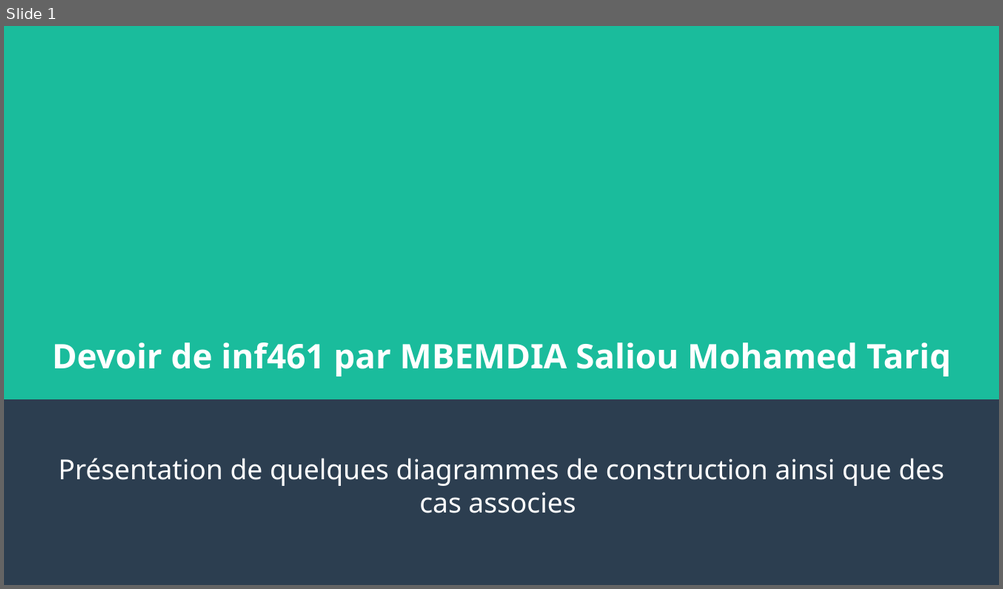
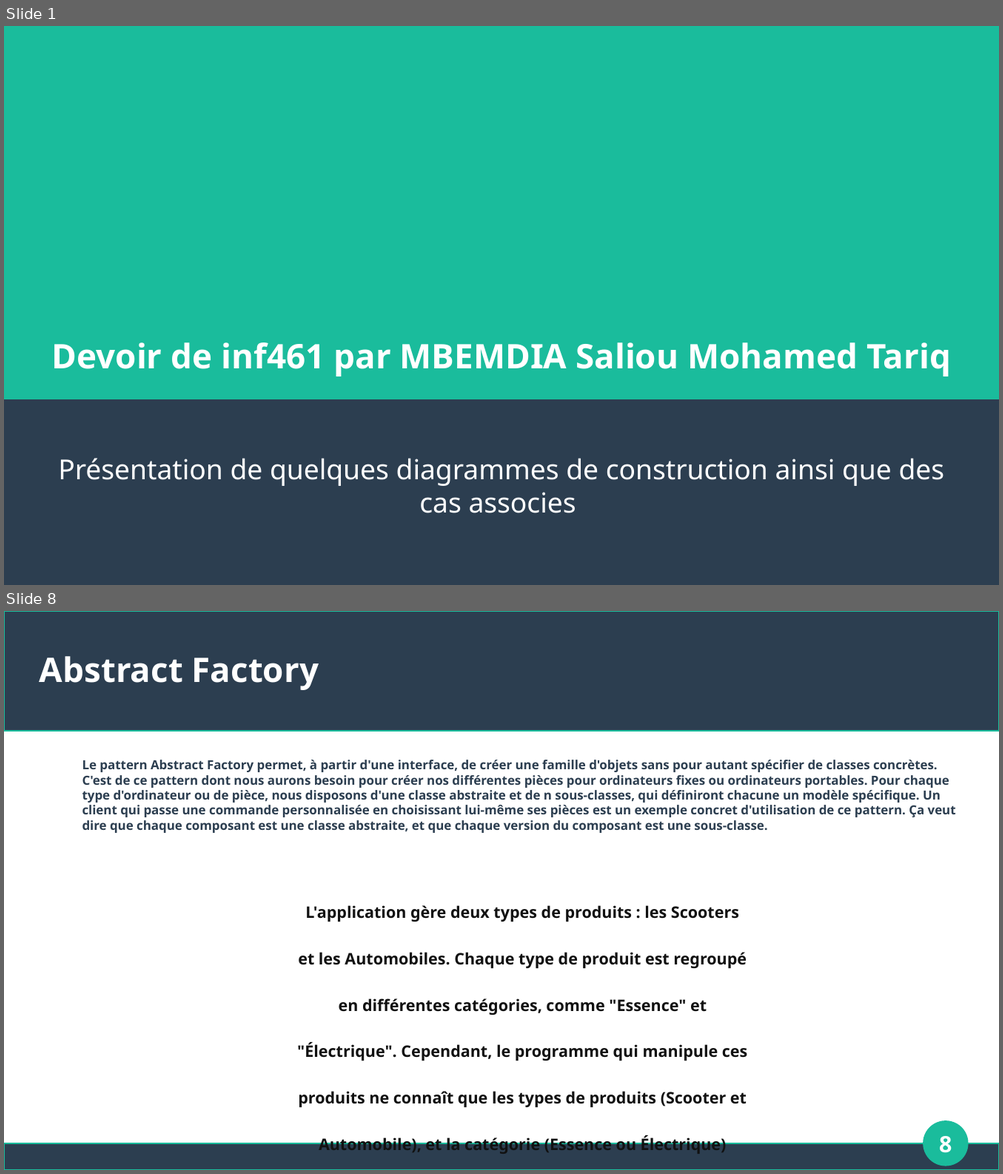
Before and after one commit to ndassah/construction-patterns, a slide deck: Presentation/PP.odp. Shown one above the other, each under a label of ours: slide 1 before the commit, slides 1 and 8 after it; the slides between them are not shown. The pictures are 1003x589 and 1003x1174 pixels, drawn with LibreOffice and Linux fonts; fonts in the diff are those of the drawing. Boxes give left, top, right and bottom in pixels: in the first picture for what was removed or moved away, otherwise in the second. Text is boxed around its words. In the diff, an @@ line names an element or a change of style, - is before the commit and + after.

Commit message:
patter de construction factoy fini avec ajout d'une nouvelle classe D dans notre exemple

```diff
--- a/Presentation/PP.odp
+++ b/Presentation/PP.odp
@@ slide 8 added at [4, 611, 999, 1170], background #FFFFFF @@
@@ rectangle added at [4, 611, 999, 731], fill #2C3E50, outline #1ABC9C 0.85 pt @@
@@ title added at [40, 656, 318, 690], 27 pt, text #FFFFFF, bold @@
+Abstract Factory
@@ text added at [82, 760, 956, 1108], 10 pt, text #2C3E50, bold @@
+Le pattern Abstract Factory permet, à partir d'une interface, de créer une famille d'objets sans pour autant spécifier de classes concrètes. C'est de ce pattern dont nous aurons besoin pour créer nos différentes pièces pour ordinateurs fixes ou ordinateurs portables. Pour chaque type d'ordinateur ou de pièce, nous disposons d'une classe abstraite et de n sous-classes, qui définiront chacune un modèle spécifique. Un client qui passe une commande personnalisée en choisissant lui-même ses pièces est un exemple concret d'utilisation de ce pattern. Ça veut dire que chaque composant est une classe abstraite, et que chaque version du composant est une sous-classe.
+L'application gère deux types de produits : les Scooters
+et les Automobiles. Chaque type de produit est regroupé
+en différentes catégories, comme "Essence" et
+"Électrique". Cependant, le programme qui manipule ces
+produits ne connaît que les types de produits (Scooter et
+Automobile), et la catégorie (Essence ou Électrique)
+n'est déterminée qu'à l'exécution.On souhaite utiliser le
+pattern Abstract Factory pour gérer cette situation.
@@ ellipse added at [924, 1122, 968, 1166], fill #1ABC9C, outline #1ABC9C 0.85 pt @@
@@ page number added at [939, 1136, 951, 1153], 18 pt, text #FFFFFF, bold @@
+8
@@ rectangle added at [4, 1145, 999, 1170], fill #2C3E50, outline #1ABC9C 0.85 pt @@
```
Also in this commit, not shown: 6 other slides added, 1 slide removed, 16 other files.
